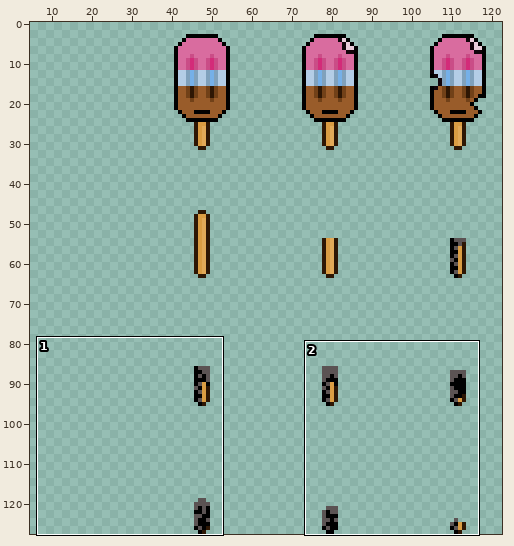
Two states of a sprite sheet, Paleta Survival/Assets/SpriteSheets/Paleta.png. The first picture is a wide view before the edit; the outline marks the close-up.
Close-up. Before:
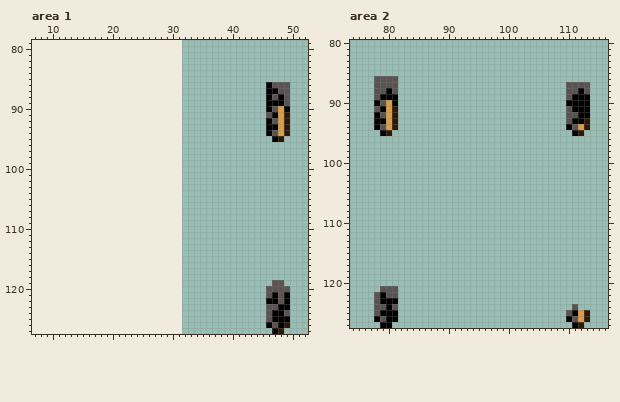
The file is 96x128 pixels. Colours within 5 levels of each other are drawn and written as one. Shown: area 1: x 7..52, y 79..127; area 2: x 74..116, y 80..127. The old version is drawn lined up with the new one, on the new canvas. The wide view leaves out empty margins. The commit also changed other parts of the picture, which this record leaves out.
The same view after the edit:
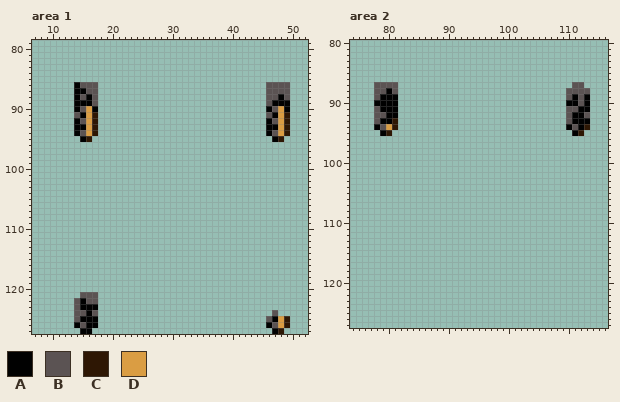
Palette (. is transparent): A #010101  B #5b5353  C #2e1704  D #da9d43
The edit:
canvas 96x128 -> 128x128, the old top-left corner now at 32,0
--- area 1
@@ x 7..52 @@
  85 ..............................................
- 86 .......................................ABBB...
- 87 .......................................AABB...
- 88 .......................................ABAB...
- 89 .......................................AAAB...
- 90 .......................................ABDA...
- 91 .......................................BADC...
- 92 .......................................ABDC...
- 93 .......................................AADC...
- 94 .......................................ABDC...
- 95 ........................................AC....
+ 86 .......ABBB............................BBBB...
+ 87 .......AABB............................BBBB...
+ 88 .......ABAB............................BBAB...
+ 89 .......AAAB............................BAAA...
+ 90 .......ABDA............................ABDA...
+ 91 .......BADC............................BADC...
+ 92 .......ABDC............................ABDC...
+ 93 .......AADC............................AADC...
+ 94 .......ABDC............................ABDC...
+ 95 ........AC..............................AC....
  96 ..............................................
@@ x 7..52 @@
 118 ..............................................
-119 ........................................BB....
-120 .......................................BBBB...
-121 .......................................BABA...
-122 .......................................AABA...
-123 .......................................BBAA...
-124 .......................................BAAB...
-125 .......................................BAAA...
-126 .......................................ABAC...
-127 ........................................AC....
+119 ..............................................
+120 ..............................................
+121 ........BBB...................................
+122 .......BABB...................................
+123 .......BAAA...................................
+124 .......BBAB.............................B.....
+125 .......BAAA............................BADC...
+126 .......ABAA............................ABDC...
+127 ........AA..............................AC....
--- area 2
@@ x 74..116 @@
  85 ...........................................
- 86 ....BBBB...................................
- 87 ....BBBB............................BBBB...
- 88 ....BBAB............................BBAB...
- 89 ....BAAA............................BAAA...
- 90 ....ABDA............................AAAA...
- 91 ....BADC............................BAAA...
- 92 ....ABDC............................BBAA...
- 93 ....AADC............................BAAC...
- 94 ....ABDC............................ABDC...
+ 86 ...........................................
+ 87 ....BBBB.............................BB....
+ 88 ....BBAB............................BBBB...
+ 89 ....BAAA............................BABA...
+ 90 ....AAAA............................AABA...
+ 91 ....BAAA............................BBAA...
+ 92 ....BBAA............................BAAB...
+ 93 ....BAAC............................BAAA...
+ 94 ....ABDC............................ABAC...
  95 .....AC..............................AC....
@@ x 74..116 @@
 120 ...........................................
-121 .....BBB...................................
-122 ....BABB...................................
-123 ....BAAA...................................
-124 ....BBAB.............................B.....
-125 ....BAAA............................BADC...
-126 ....ABAA............................ABDC...
-127 .....AA..............................AC....
+121 ...........................................
+122 ...........................................
+123 ...........................................
+124 ...........................................
+125 ...........................................
+126 ...........................................
+127 ...........................................
Where, in picture pixels (left, top, right, bottom), the same in both close-ups:
added: (74, 82, 98, 142)
changed: (266, 82, 290, 106)
changed: (266, 280, 290, 328)
added: (74, 292, 98, 334)
changed: (374, 76, 398, 124)
changed: (566, 82, 590, 130)
erased: (374, 286, 398, 328)
erased: (566, 304, 590, 328)
